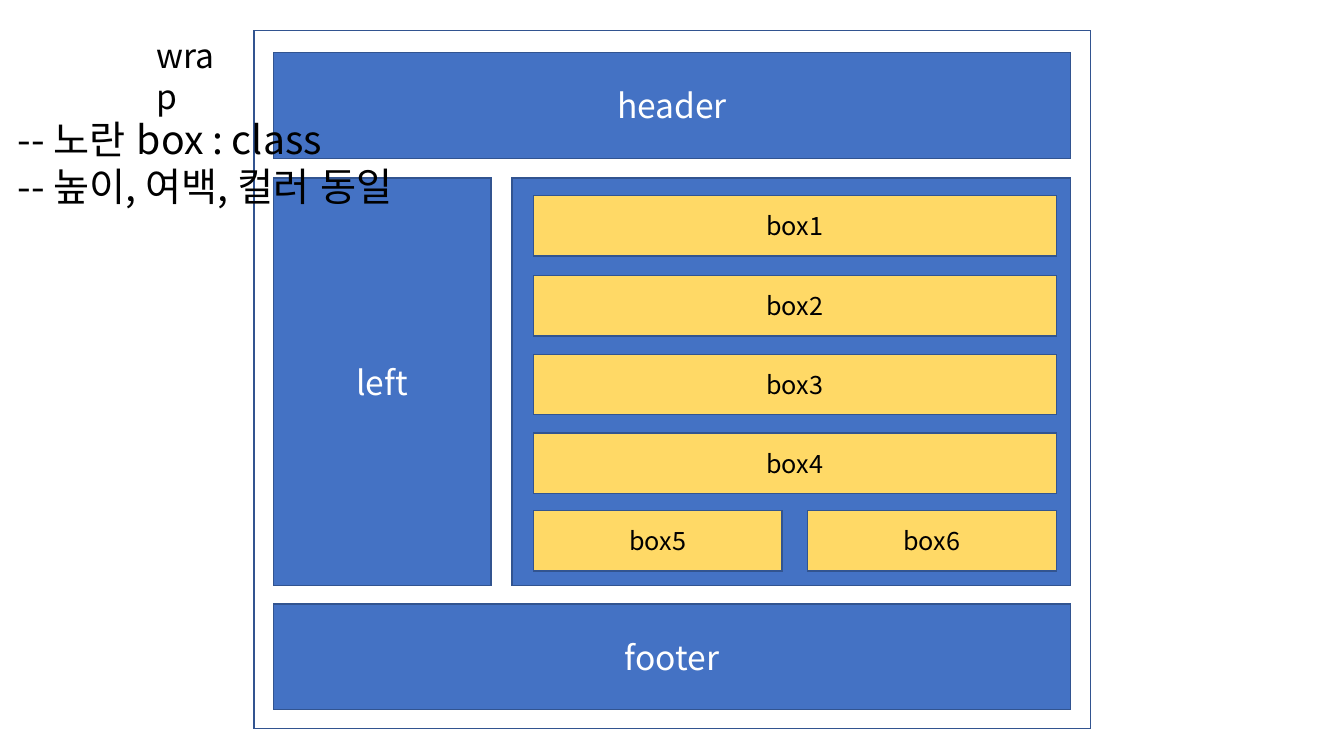
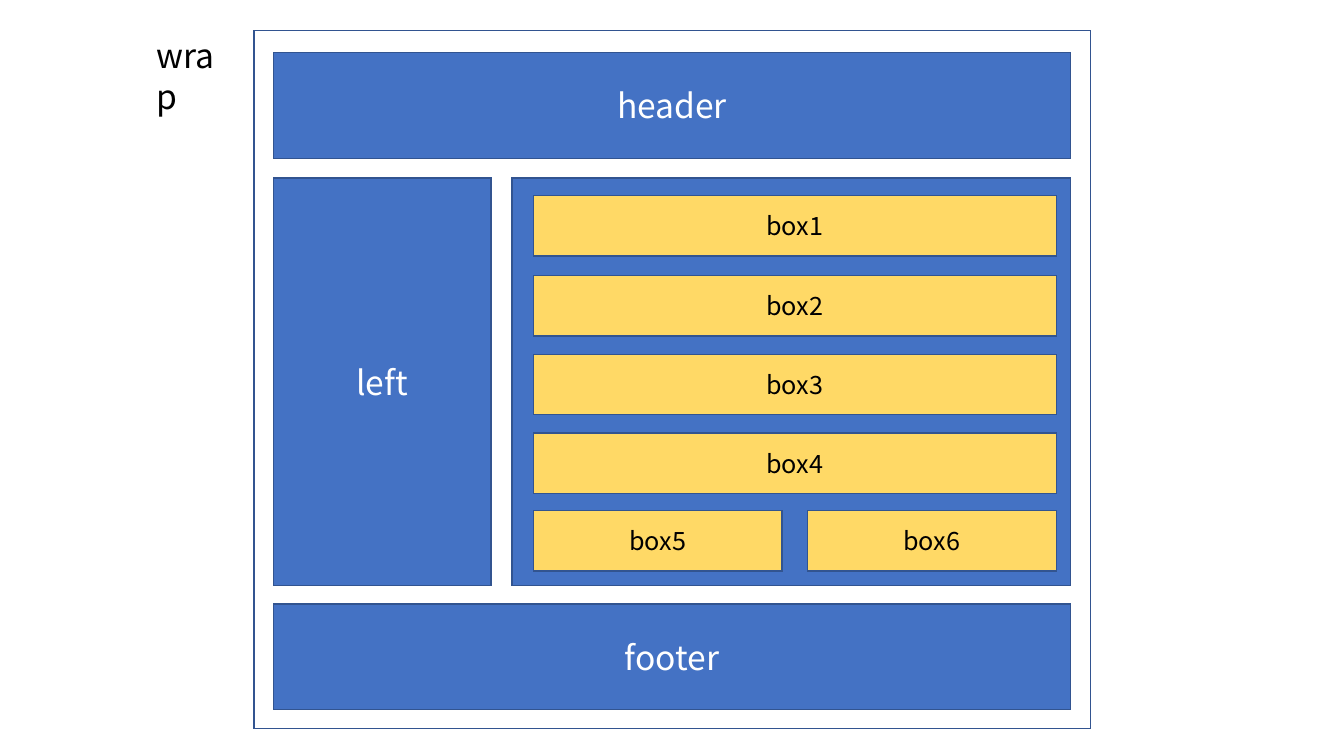
Before and after one commit to goldmembrane/web1, a slide deck: slide 4 of layout.pptx. Drawn at 1344x756 pixels with LibreOffice and Linux fonts; fonts in the diff are those of the drawing. Boxes give left, top, right and bottom in pixels: in the first picture for what was removed or moved away, otherwise in the second. Text is boxed around its words. In the diff, an @@ line names an element or a change of style, - is before the commit and + after.

```diff
--- a/layout.pptx
+++ b/layout.pptx
@@ text removed at (x1=54, y1=114, x2=392, y2=212) @@
--- 노란 box : class
--- 높이, 여백, 컬러 동일
```
Also in this commit, not shown: 2 slides added, 1 other file.
